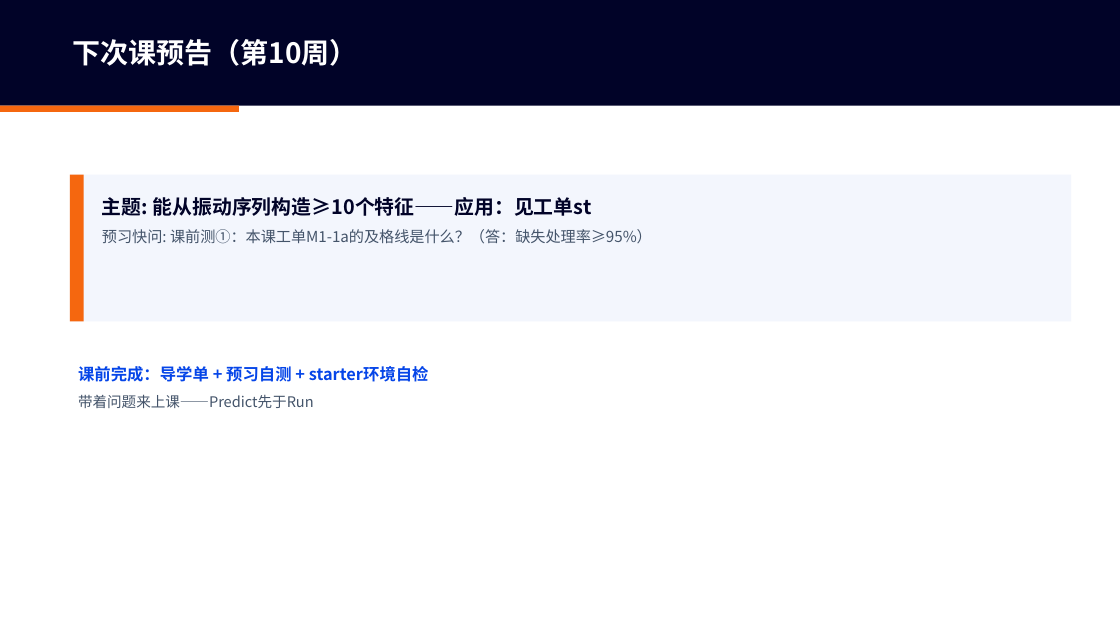
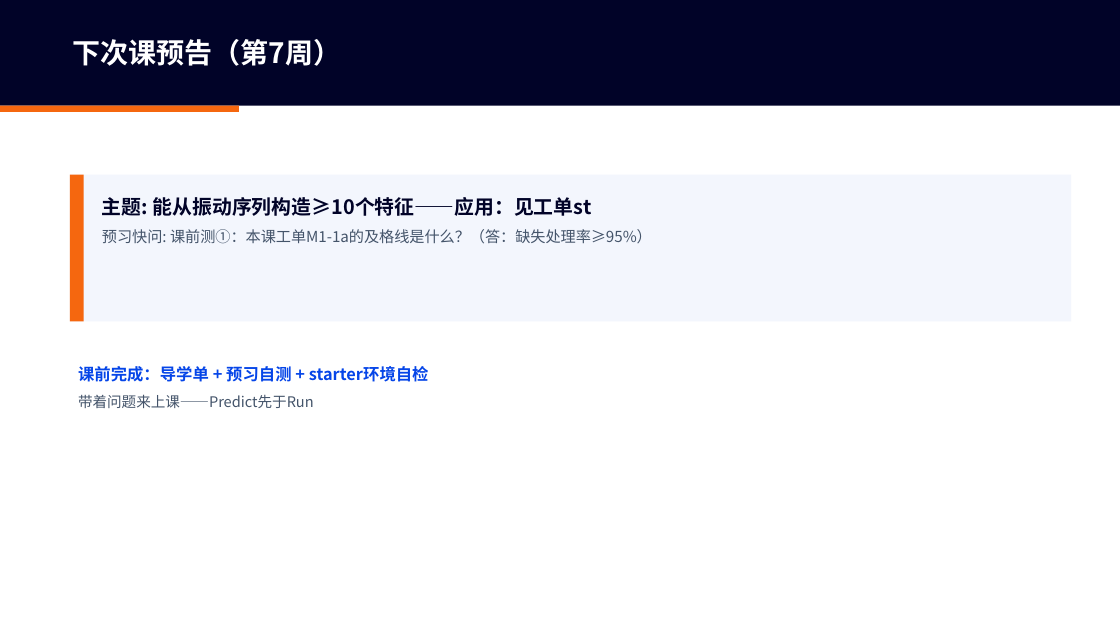
Before and after one commit to tianqiongenze/ai-course-teaching-resources, a slide deck: slide 64 of 05-AI应用基础48课时版/V2授课PPT/W07-第1次课-数据清洗与质量评估（上）.pptx. Drawn at 1120x630 pixels with LibreOffice and Linux fonts; fonts in the diff are those of the drawing. Boxes give left, top, right and bottom in pixels: in the first picture for what was removed or moved away, otherwise in the second. Text is boxed around its words. In the diff, an @@ line names an element or a change of style, - is before the commit and + after.

```diff
--- a/05-AI应用基础48课时版/V2授课PPT/W07-第1次课-数据清洗与质量评估（上）.pptx
+++ b/05-AI应用基础48课时版/V2授课PPT/W07-第1次课-数据清洗与质量评估（上）.pptx
@@ text at box(73, 39, 342, 66): text changed @@
-下次课预告（第10周）
+下次课预告（第7周）
```
Also in this commit, not shown: 27 other files.
